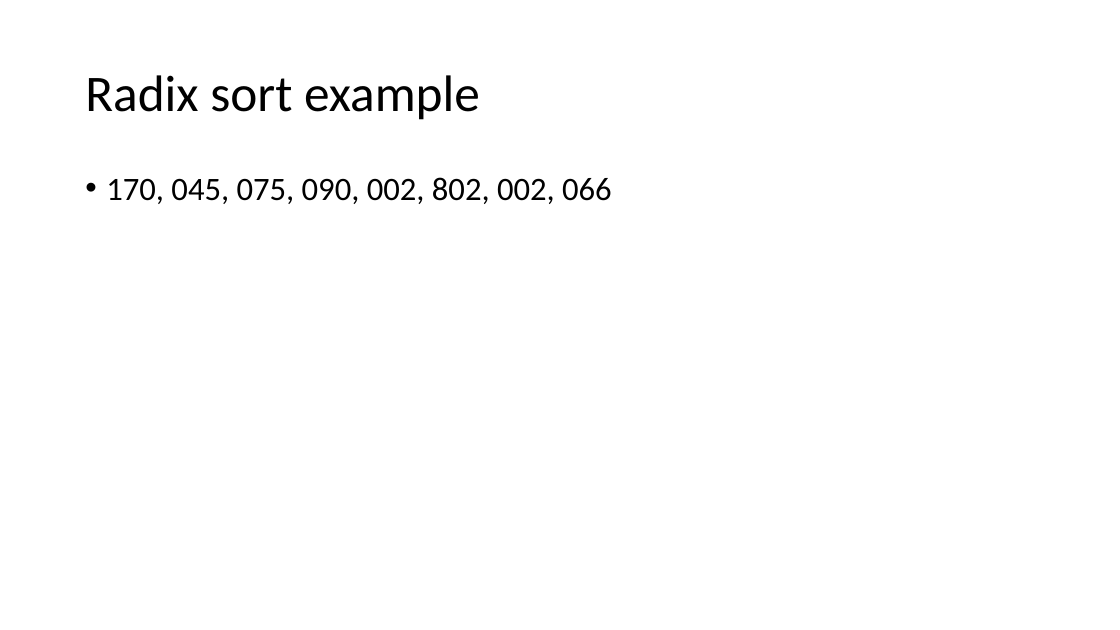
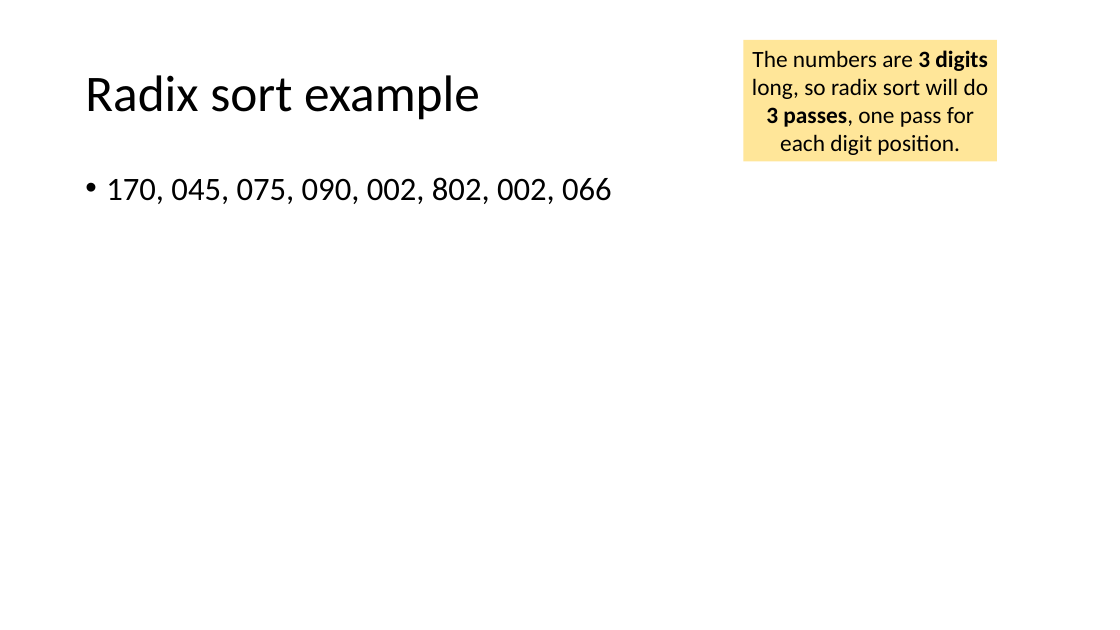
Before and after one commit to tjd1234/cmpt225fall2023, a slide deck: slide 69 of lecture_notes/week9/week9_sorting.pptx. Drawn at 1120x630 pixels with LibreOffice and Linux fonts; fonts in the diff are those of the drawing. Boxes give left, top, right and bottom in pixels: in the first picture for what was removed or moved away, otherwise in the second. Text is boxed around its words. In the diff, an @@ line names an element or a change of style, - is before the commit and + after.

```diff
--- a/lecture_notes/week9/week9_sorting.pptx
+++ b/lecture_notes/week9/week9_sorting.pptx
@@ rectangle added at box(744, 40, 997, 162), fill #FFE699, 20 pt, text #000000 @@
+The numbers are 3 digits long, so radix sort will do 3 passes, one pass for each digit position.
```
Also in this commit, not shown: 27 other slides changed, 3 slides added, 1 slide removed, 2 other files.
